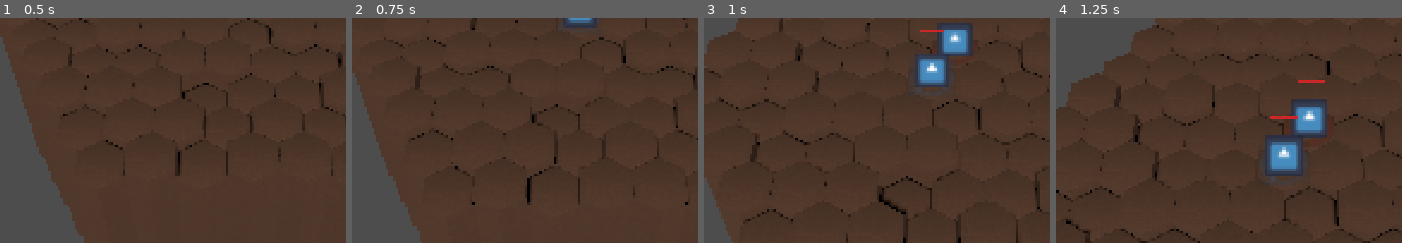
Above: before the commit, frames 1-4 (left to right).
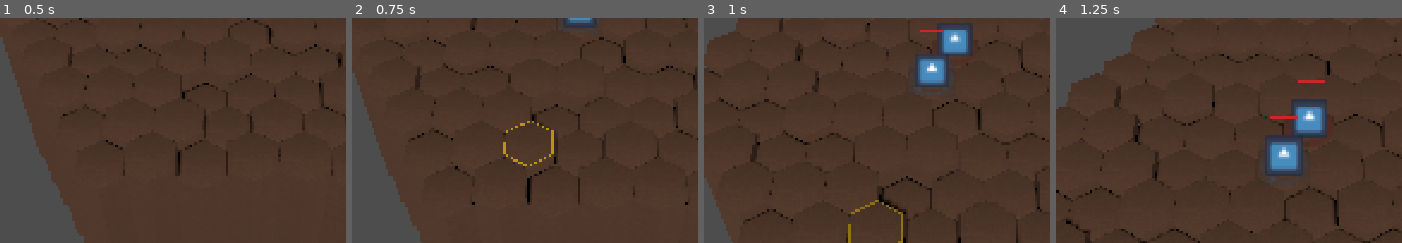
Above: after the commit, the same moments.

Repository: Kobraxos/Mythologia
Game: Godot game, scene res://levels/test_room/test_level.tscn
The game is run twice, just before and just after one commit, with the same random seed, the same clock (stepped at 60 frames per second) and the same inputs. The project has no main scene, so this scene is started directly. The engine's default icon, where the game draws it, is replaced by a stand-in: a white triangle on a blue panel in a dark square.
Inputs (mouse positions are % of the whole screen's width and height, from its top left):
- Up to frame 1 (0.5 s): no input
- Up to frame 2 (0.75 s): tap Enter at 0.5 s; move the mouse to (37, 70) at 0.52 s; hold Up (ui_up) from 0.53 s (still down); tap S (camera_backward) at 0.6 s
- Up to frame 3 (1 s): keep holding Up (ui_up)
- Up to frame 4 (1.25 s): keep holding Up (ui_up)
The pictures show only the part of the screen within x 9-59%, y 50-100%; the shares and areas given below are measured in that part.

Frame 1 is identical in both runs. In frame 2, 0.3% of the frame differs, in the area x 43-59%, y 45-66%; in frame 3, 0.3%; in frame 4, nothing differs.

Commit message:
Ajout d'un hover pour voir la tile survollée.

Diff:
--- a/core/autoloads/grid_events.gd
+++ b/core/autoloads/grid_events.gd
@@ -57,3 +57,7 @@
 @warning_ignore("unused_signal")
 ## Émis par l'UI de la timeline pour mettre l'unité en surbrillance sur la grille 3D.
 signal timeline_portrait_hovered(unit: Unit, is_hovered: bool)
+
+@warning_ignore("unused_signal")
+## Émis à chaque fois que la souris entre dans un nouvel hexagone mathématique.
+signal hex_hovered(hex_coord: Vector3i)
--- a/levels/test_room/test_level.tscn
+++ b/levels/test_room/test_level.tscn
@@ -13,6 +13,7 @@
 [ext_resource type="Resource" uid="uid://bimd4xsmjnvm" path="res://data/units/heroes/base_unit_stats.tres" id="9_4py08"]
 [ext_resource type="PackedScene" uid="uid://nmtvw20rchy3" path="res://systems/grid/highlights/highlight_path.tscn" id="9_ubm0v"]
 [ext_resource type="PackedScene" uid="uid://pathline0001" path="res://systems/grid/highlights/highlight_path_line.tscn" id="10_ki72p"]
+[ext_resource type="PackedScene" path="res://systems/grid/highlights/hover_cursor.tscn" id="10_hover_cursor"]
 [ext_resource type="Script" uid="uid://cwh1s6wn21flg" path="res://systems/turn_logic/turn_manager.gd" id="10_ly45u"]
 [ext_resource type="PackedScene" uid="uid://dvgt5gnye3ybg" path="res://systems/grid/highlights/highlight_ghost.tscn" id="11_ahodj"]
 [ext_resource type="PackedScene" uid="uid://b2a1c4d5e6f7g" path="res://ui/combat_hud/combat_hud.tscn" id="11_cblbi"]
@@ -46,6 +47,7 @@
 path_highlight_prefab = ExtResource("9_ubm0v")
 path_line_prefab = ExtResource("10_ki72p")
 ghost_highlight_prefab = ExtResource("11_ahodj")
+hover_cursor_prefab = ExtResource("10_hover_cursor")
 
 [node name="BattleManager" type="Node" parent="." unique_id=1224661345 node_paths=PackedStringArray("grid_generator", "turn_manager")]
 script = ExtResource("7_felx7")
--- a/systems/grid/grid_controller.gd
+++ b/systems/grid/grid_controller.gd
@@ -30,9 +30,8 @@
 
 func _unhandled_input(event: InputEvent) -> void:
 	if event is InputEventMouseMotion:
-		# AAA : Traite le survol (Hover) pour les compétences ET le mouvement
-		if _state == State.SKILL_TARGETING or _state == State.MOVE_TARGETING:
-			_process_hover()
+		# AAA : Traite le survol (Hover) en permanence pour le curseur visuel global
+		_process_hover()
 	elif event.is_action_pressed("interact_select"):
 		if _state == State.SKILL_TARGETING:
 			_confirm_targeting()
@@ -112,6 +111,9 @@
 
 	_hovered_hex = hex_coord
 
+	# AAA : Émission de l'événement pur "Fire & Forget" (Découplage visuel)
+	GridEvents.hex_hovered.emit(_hovered_hex)
+
 	if _state == State.SKILL_TARGETING:
 		# AAA : Guard Clause UX - Cache l'AoE si on cible en dehors de la portée valide
 		if _hovered_hex == INVALID_HEX or not _valid_casting_hexes.has(_hovered_hex):
--- a/systems/grid/highlights/highlight_manager.gd
+++ b/systems/grid/highlights/highlight_manager.gd
@@ -4,6 +4,12 @@
 # CONSTANTS
 ## Décalage vertical pour empêcher le Z-Fighting (clignotement) avec la tuile de sol.
 const Z_FIGHTING_OFFSET: float = 0.05
+## Décalage supplémentaire pour placer la bordure de portée sous l'AoE d'attaque.
+const RANGE_Y_OFFSET: float = -0.01
+## Décalage supplémentaire pour que les points de chemin flottent au-dessus du survol de mouvement.
+const PATH_Y_OFFSET: float = 0.05
+## Décalage pour le tracé (spline) du chemin.
+const LINE_Y_OFFSET: float = 0.05
 
 # EXPORTS
 @export_category("Prefabs")
@@ -19,6 +25,8 @@
 @export var path_line_prefab: PackedScene
 ## Le modèle 3D affiché pour représenter l'origine simulée (Ghost Stance).
 @export var ghost_highlight_prefab: PackedScene
+## Le modèle 3D autonome pour le curseur de survol de la souris.
+@export var hover_cursor_prefab: PackedScene
 
 # PRIVATE VARIABLES
 var _move_pool: Array[Node3D] = []
@@ -58,6 +66,13 @@
 	if GridEvents.has_signal("aoe_cleared"):
 		GridEvents.aoe_cleared.connect(_on_aoe_cleared)
 
+	# AAA : Instanciation du Flyweight Cursor géré par le Manager (Composition)
+	if hover_cursor_prefab:
+		var cursor: Node3D = hover_cursor_prefab.instantiate() as Node3D
+		add_child(cursor)
+	else:
+		push_error("HighlightManager: 'hover_cursor_prefab' manquant.")
+
 # SIGNAL HANDLERS
 func _on_movement_targeted(reachable_hexes: Array[Vector3i]) -> void:
 	_on_movement_cleared()
@@ -90,8 +105,8 @@
 	for i in range(path_hexes.size() - 1):
 		var p1: Vector3 = HexMath.hex_to_world(path_hexes[i], GridManager.hex_size, GridManager.elevation_step)
 		var p2: Vector3 = HexMath.hex_to_world(path_hexes[i+1], GridManager.hex_size, GridManager.elevation_step)
-		p1.y += Z_FIGHTING_OFFSET + 0.05
-		p2.y += Z_FIGHTING_OFFSET + 0.05
+		p1.y += Z_FIGHTING_OFFSET + LINE_Y_OFFSET
+		p2.y += Z_FIGHTING_OFFSET + LINE_Y_OFFSET
 
 		# AAA : Calcul du point d'articulation (sur l'arête mitoyenne)
 		var mid_p: Vector3 = (p1 + p2) / 2.0
@@ -177,9 +192,9 @@
 		world_pos.y += Z_FIGHTING_OFFSET
 
 		if is_range:
-			world_pos.y -= 0.01 # Place la portée très légèrement sous la zone d'effet
+			world_pos.y += RANGE_Y_OFFSET # Place la portée très légèrement sous la zone d'effet
 		elif is_path:
-			world_pos.y += 0.05 # Place le point de chemin légèrement au-dessus de la zone verte
+			world_pos.y += PATH_Y_OFFSET # Place le point de chemin légèrement au-dessus de la zone verte
 
 		mesh.position = world_pos
 		mesh.visible = true
--- /dev/null
+++ b/systems/grid/highlights/hover_cursor.gd
@@ -0,0 +1,30 @@
+class_name HoverCursor
+extends Node3D
+
+# CONSTANTS
+## Élévation légère (en mètres) pour éviter le Z-Fighting (scintillement) avec le maillage du sol.
+const Y_OFFSET: float = 0.05
+
+# GODOT BUILT-IN FUNCTIONS
+func _ready() -> void:
+	# Le AAA exige un découplage total : on écoute passivement le bus global
+	GridEvents.hex_hovered.connect(_on_hex_hovered)
+
+	# L'état initial du curseur doit être inactif (invisible)
+	hide()
+
+# SIGNAL HANDLERS
+func _on_hex_hovered(hex_coord: Vector3i) -> void:
+	# Guard Clause : Si la souris pointe en dehors du plateau valide
+	if hex_coord == GridController.INVALID_HEX:
+		hide()
+		return
+
+	# Le survol est valide, on active le maillage
+	show()
+
+	# Projection mathématique de la couche logique (Vector3i) vers la couche physique (Vector3)
+	var world_pos: Vector3 = HexMath.hex_to_world(hex_coord, GridManager.hex_size, GridManager.elevation_step)
+
+	# Mise à jour absolue de la position (sans moteur physique)
+	global_position = world_pos + Vector3(0, Y_OFFSET, 0)
--- /dev/null
+++ b/systems/grid/highlights/hover_cursor.tscn
@@ -0,0 +1,18 @@
+[gd_scene format=3 uid="uid://c5w53b5wqmtcv"]
+
+[ext_resource type="PackedScene" uid="uid://c8k1x2y304w5v" path="res://systems/grid/highlights/hex_highlight_base.tscn" id="1_fbcbd"]
+[ext_resource type="Script" uid="uid://bww3rapjuhflh" path="res://systems/grid/highlights/hover_cursor.gd" id="2_vt3ch"]
+[ext_resource type="Material" path="res://systems/grid/highlights/mat_highlight_hover.tres" id="3_bqgkg"]
+
+[sub_resource type="TorusMesh" id="TorusMesh_hex_border"]
+inner_radius = 0.9
+outer_radius = 0.96
+rings = 6
+ring_segments = 4
+
+[node name="HoverCursor" unique_id=796217896 instance=ExtResource("1_fbcbd")]
+script = ExtResource("2_vt3ch")
+
+[node name="MeshInstance3D" parent="." index="0"]
+mesh = SubResource("TorusMesh_hex_border")
+surface_material_override/0 = ExtResource("3_bqgkg")
--- /dev/null
+++ b/systems/grid/highlights/mat_highlight_hover.tres
@@ -0,0 +1,24 @@
+[gd_resource type="ShaderMaterial" load_steps=2 format=3 uid="uid://d1h5o6v7e8sa"]
+
+[sub_resource type="Shader" id="Shader_hover_pulse"]
+code = "shader_type spatial;
+render_mode unshaded, blend_mix;
+
+uniform vec4 albedo : source_color = vec4(1.0, 0.843, 0.0, 0.8);
+uniform float pulse_speed = 4.0;
+uniform float pulse_min = 0.4;
+
+void fragment() {
+	ALBEDO = albedo.rgb;
+	// Oscillation mathématique douce basée sur l'horloge interne de la carte graphique
+	float pulse = mix(pulse_min, 1.0, (sin(TIME * pulse_speed) + 1.0) / 2.0);
+	ALPHA = albedo.a * pulse;
+}
+"
+
+[resource]
+render_priority = 0
+shader = SubResource("Shader_hover_pulse")
+shader_parameter/albedo = Color(1, 0.843, 0, 0.8)
+shader_parameter/pulse_speed = 4.0
+shader_parameter/pulse_min = 0.4
Not shown, added: systems/grid/highlights/hover_cursor.gd.uid
